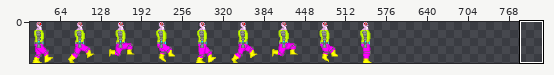
Sprite sheet: assets/images/Run.png. The picture above shows the old version from afar; the outline marks the close-up.
Close-up. The starting point:
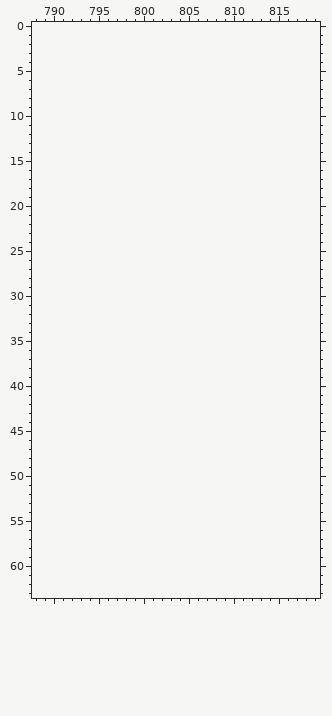
The file is 576x64 pixels. Shown: x 788..819, y 0..63. The old version is drawn lined up with the new one, on the new canvas. The wide view leaves out empty margins. The commit also changed other parts of the picture, which this record leaves out.
Once edited:
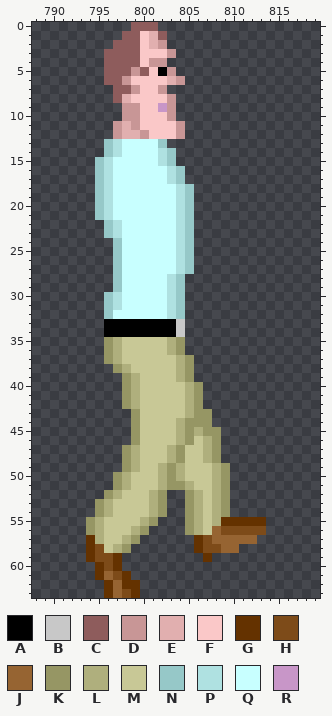
Palette (. is transparent): A #000000  B #c8c8c8  C #8e5c5c  D #c89696  E #e1afaf  F #fac8c8  G #643200  H #7d4b19  J #966432  K #969664  L #afaf7d  M #c8c896  N #96c8c8  P #afe1e1  Q #c8ffff  R #c896c8
The edit:
canvas 576x64 -> 832x64
y 0: x 799..801 ... -> CCC
y 1: x 798..802 ..... -> CCFEC
y 2: x 797..802 ...... -> CCCFED
y 3: x 796..803 ........ -> CCCCFFFD
y 4: x 796..802 ....... -> CCCCFDD
y 5: x 796..803 ........ -> CCCDCFAD
y 6: x 796..804 ......... -> CCDFFFFED
y 7: x 797..802 ...... -> CCDFFD
y 8: x 797..803 ....... -> CEFFFFD
y 9: x 798..803 ...... -> DDFFRD
y 10: x 798..803 ...... -> DDFFFD
y 11: x 797..804 ........ -> DEDFFFFD
y 12: x 797..804 ........ -> DEEDFFFD
y 13: x 796..802 ....... -> NPQQQQN
y 14: x 796..803 ........ -> NPQQQQPN
y 15: x 795..803 ......... -> NPQQQQQPN
y 16..17: x 795..804 .......... -> NPQQQQQQPN
y 18..21: x 795..805 ........... -> NPQQQQQQQPN
y 22..23: x 796..805 .......... -> NPQQQQQQPN
y 24..27: x 797..805 ......... -> NQQQQQQPN
y 28..29: x 797..804 ........ -> NQQQQQPN
y 30..31: x 796..804 ......... -> NPQQQQQPN
y 32: x 796..804 ......... -> NQQQQQQPN
y 33..34: x 796..804 ......... -> AAAAAAAAB
y 35..36: x 796..804 ......... -> KLMMMMMLK
y 37: x 796..805 .......... -> KLMMMMMMLK
y 38: x 797..805 ......... -> KLMMMMMLK
y 39: x 798..805 ........ -> KLMMMMLK
y 40..42: x 798..806 ......... -> KLMMMMMLK
y 43: x 799..807 ......... -> KMMMMMLKK
y 44: x 799..807 ......... -> KMMMMLKKK
y 45: x 799..808 .......... -> KMMMMLKLKK
y 46: x 799..808 .......... -> KMMMMLKMLK
y 47..48: x 798..808 ........... -> KLMMMLKMMLK
y 49: x 798..809 ............ -> KLMMLKLMMMLK
y 50: x 797..809 ............. -> KLMMMLKLMMMLK
y 51: x 797..809 ............. -> KLMMMLKKLMMLK
y 52: x 796..802 ....... -> KLMMMLK; x 805..809 ..... -> KLMLK
y 53..54: x 795..802 ........ -> KLMMMMLK; x 805..809 ..... -> KLMLK
y 55: x 794..801 ........ -> KLMMMMLK; x 805..813 ......... -> KLMLGGGGG
y 56: x 794..800 ....... -> KLMMMLK; x 805..813 ......... -> KLMJHHHHH
y 57: x 794..799 ...... -> GLMMLK; x 806..812 ....... -> GHJJJJJ
y 58: x 794..798 ..... -> GHMLK; x 806..810 ..... -> GHHJJ
y 59: x 794..797 .... -> GHHG; x 807 . -> G
y 60: x 795..797 ... -> GHG
y 61: x 795..798 .... -> GJHG
y 62: x 796..799 .... -> GJGG
y 63: x 796..799 .... -> GJHG
Changed places in both close-ups, as pixel boxes (x1, y1, x2, y2):
added: (86, 22, 266, 598)
